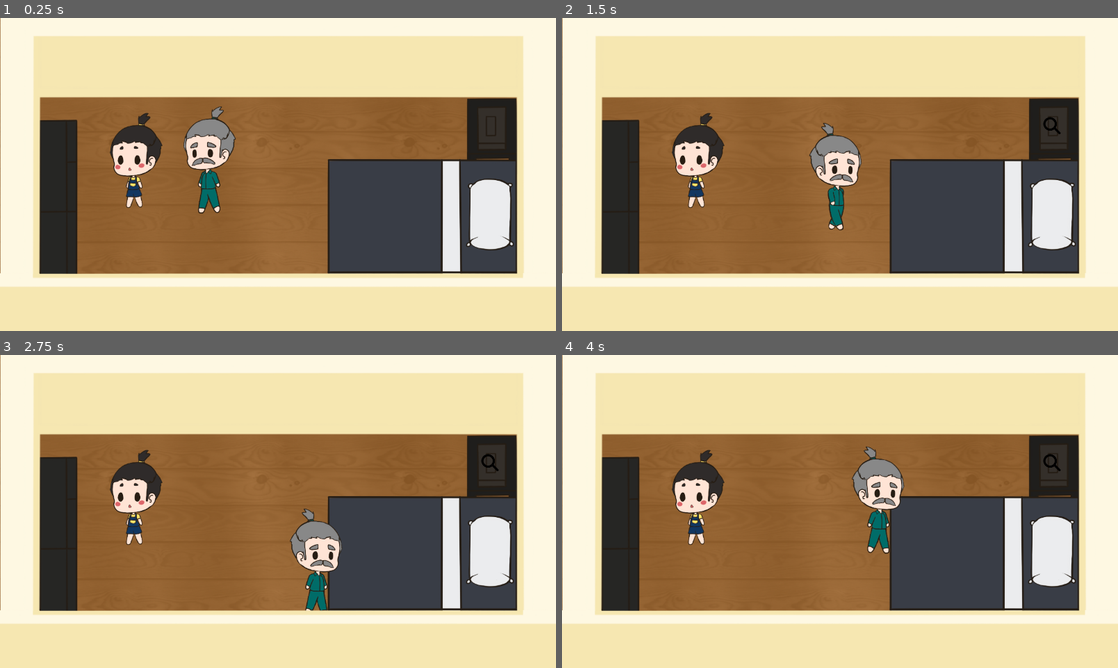
Above: before the commit, frames 1-4 (two rows, left to right).
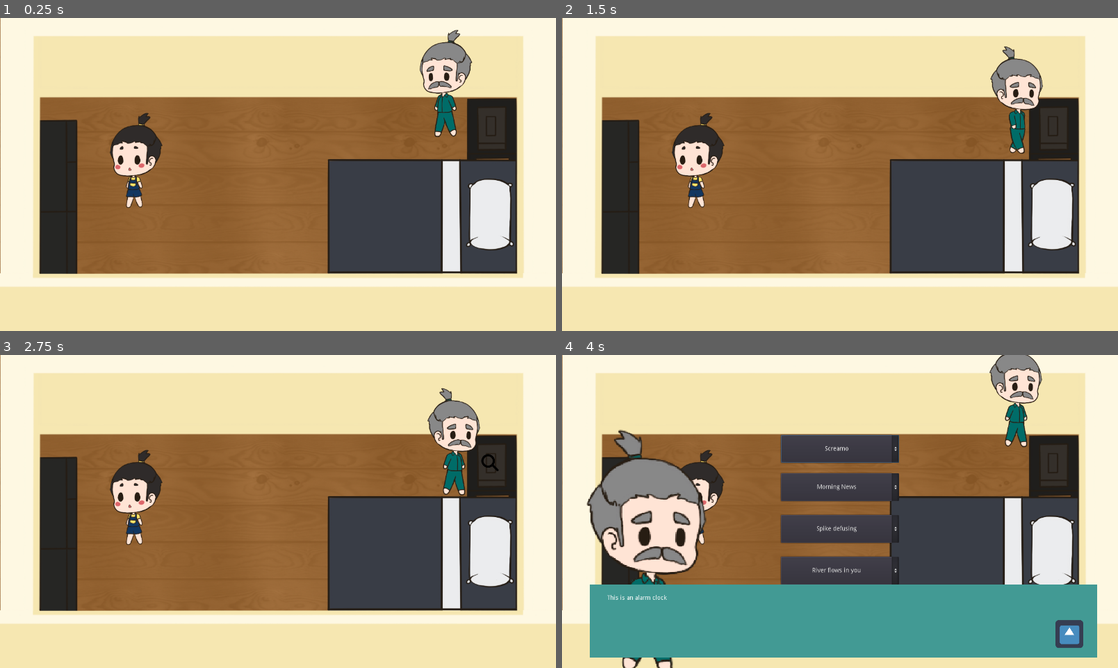
Above: after the commit, the same moments.

Repository: pcchiu96/Protocol-Phorest-1-A
Game: Godot game, scene res://Rooms/Room.tscn
The game is run twice, just before and just after one commit, with the same random seed, the same clock (stepped at 60 frames per second) and the same inputs. The engine's default icon, where the game draws it, is replaced by a stand-in: a white triangle on a blue panel in a dark square.
Inputs (mouse positions are in pixels of both pictures, inside the frame that each line leads up to):
- Up to frame 1 (0.25 s): no input
- Up to frame 2 (1.5 s): tap Enter (ui_accept) at 0.5, 1.35 s; hold D (right) 0.53-1.28 s; hold Enter (ui_accept) 0.53-1.28 s; hold S (down) from 1.28 s (still down)
- Up to frame 3 (2.75 s): tap Enter (ui_accept) at 1.52, 1.82 s; release S (down) at 2.03 s; hold D (right) from 2.03 s (still down); hold Enter (ui_accept) from 2.03 s (still down)
- Up to frame 4 (4 s): release D (right) at 2.78 s; release Enter (ui_accept) at 2.78 s; hold W (up) 2.78-3.5 s; tap Enter (ui_accept) at 2.85, 3.02, 3.32 s; click (840, 448) at 3.5 s, where only the run after the commit has a clickable "Screamo"

The runs differ from the first frame. In frame 1, 3.4% of the frame differs, in the area x 33-85%, y 3-63%; in frame 2, 3.3%; in frame 3, 3.3%; in frame 4, 38%, in the area x 4-97%, y 0-100%.

Commit message:
Dialog box pop-ups

Diff:
--- /dev/null
+++ b/Rooms/DialogBox.gd
@@ -0,0 +1,20 @@
+extends Node2D
+
+
+# Declare member variables here. Examples:
+# var a = 2
+# var b = "text"
+
+
+# Called when the node enters the scene tree for the first time.
+func _ready():
+	pass # Replace with function body.
+
+
+# Called every frame. 'delta' is the elapsed time since the previous frame.
+#func _process(delta):
+#	pass
+func displayDialog(text):
+	visible = true
+	find_node("DialogText").bbcode_text = text
+	$AnimationPlayer.play("DialogAnimation")
--- a/Rooms/Interactable.gd
+++ b/Rooms/Interactable.gd
@@ -2,8 +2,10 @@
 
 # id of the interactable used to register into game variables
 export (String) var id
+export (String) var promptText
 
 var inspectorID
+var isActive = false
 
 # Called when the node enters the scene tree for the first time.
 func _ready():
@@ -11,10 +13,18 @@
 
 func _input(event):
 	if Input.is_action_pressed("ui_accept"):
-		get_node("InspectIcon").visible = true
+		if(isActive):
+			find_parent("Room").find_node("DialogBox").displayDialog(promptText)
+			triggerOptions()
+
+func triggerOptions():
+	find_node("Selection").popup()
+
 
 func interactHover():
 	get_node("InspectIcon").visible = true
+	isActive = true
 
 func interactLeave():
 	get_node("InspectIcon").visible = false
+	isActive = false
--- a/Rooms/Room.tscn
+++ b/Rooms/Room.tscn
@@ -13,6 +13,8 @@
 [ext_resource path="res://Assets/old-man-walk-2.png" type="Texture" id=11]
 [ext_resource path="res://Rooms/Interactable.gd" type="Script" id=12]
 [ext_resource path="res://Assets/Inspect Icon.png" type="Texture" id=13]
+[ext_resource path="res://Rooms/DialogBox.gd" type="Script" id=14]
+[ext_resource path="res://icon.png" type="Texture" id=15]
 
 [sub_resource type="GDScript" id=9]
 script/source = "extends Node
@@ -30,6 +32,39 @@
 		singletonSelf = self
 "
 
+[sub_resource type="Theme" id=19]
+
+[sub_resource type="Animation" id=20]
+resource_name = "DialogAnimation"
+loop = true
+tracks/0/type = "value"
+tracks/0/path = NodePath("Icon:position")
+tracks/0/interp = 1
+tracks/0/loop_wrap = false
+tracks/0/imported = false
+tracks/0/enabled = true
+tracks/0/keys = {
+"times": PoolRealArray( 0, 0.5, 1 ),
+"transitions": PoolRealArray( 1, 1, 1 ),
+"update": 0,
+"values": [ Vector2( 1168, 648 ), Vector2( 1168, 632 ), Vector2( 1168, 648 ) ]
+}
+
+[sub_resource type="Animation" id=21]
+length = 0.001
+tracks/0/type = "value"
+tracks/0/path = NodePath("Icon:position")
+tracks/0/interp = 1
+tracks/0/loop_wrap = true
+tracks/0/imported = false
+tracks/0/enabled = true
+tracks/0/keys = {
+"times": PoolRealArray( 0 ),
+"transitions": PoolRealArray( 1 ),
+"update": 0,
+"values": [ Vector2( 1168, 648 ) ]
+}
+
 [sub_resource type="RectangleShape2D" id=1]
 extents = Vector2( 30, 18 )
 
@@ -127,8 +162,53 @@
 script = SubResource( 9 )
 inspectorIcon = ExtResource( 10 )
 
+[node name="UI" type="Node2D" parent="."]
+z_index = 10
+
+[node name="DialogBox" type="Node2D" parent="UI"]
+visible = false
+script = ExtResource( 14 )
+
+[node name="DialogBG" type="ColorRect" parent="UI/DialogBox"]
+margin_left = 64.0
+margin_top = 528.0
+margin_right = 1232.0
+margin_bottom = 696.0
+color = Color( 0.258824, 0.603922, 0.580392, 1 )
+__meta__ = {
+"_edit_use_anchors_": false
+}
+
+[node name="DialogText" type="RichTextLabel" parent="UI/DialogBox"]
+margin_left = 104.0
+margin_top = 552.0
+margin_right = 536.0
+margin_bottom = 640.0
+theme = SubResource( 19 )
+text = "This is Placeholder Text"
+fit_content_height = true
+__meta__ = {
+"_edit_use_anchors_": false
+}
+
+[node name="Icon" type="Sprite" parent="UI/DialogBox"]
+position = Vector2( 1168, 648 )
+z_index = 11
+texture = ExtResource( 15 )
+
+[node name="AnimationPlayer" type="AnimationPlayer" parent="UI/DialogBox"]
+anims/DialogAnimation = SubResource( 20 )
+anims/RESET = SubResource( 21 )
+
+[node name="Old-man-walk-1" type="Sprite" parent="UI/DialogBox"]
+position = Vector2( 200, 456 )
+scale = Vector2( 2.27143, 2.27143 )
+z_index = -1
+texture = ExtResource( 10 )
+flip_h = true
+
 [node name="Old Man" type="KinematicBody2D" parent="."]
-position = Vector2( 480, 440 )
+position = Vector2( 1024, 264 )
 z_index = 1
 script = ExtResource( 2 )
 __meta__ = {
@@ -184,6 +264,54 @@
 
 [node name="Alarm" type="StaticBody2D" parent="."]
 script = ExtResource( 12 )
+id = "AlarmClock"
+promptText = "This is an alarm clock"
+
+[node name="Selection" type="Popup" parent="Alarm"]
+visible = true
+margin_left = 448.0
+margin_top = 168.0
+margin_right = 888.0
+margin_bottom = 488.0
+__meta__ = {
+"_edit_use_anchors_": false
+}
+
+[node name="OptionButton" type="OptionButton" parent="Alarm/Selection"]
+margin_left = 56.0
+margin_top = 16.0
+margin_right = 328.0
+margin_bottom = 80.0
+rect_pivot_offset = Vector2( 224, 56 )
+text = "Screamo"
+align = 1
+
+[node name="OptionButton2" type="OptionButton" parent="Alarm/Selection"]
+margin_left = 56.0
+margin_top = 296.0
+margin_right = 328.0
+margin_bottom = 360.0
+rect_pivot_offset = Vector2( 224, 56 )
+text = "River flows in you"
+align = 1
+
+[node name="OptionButton3" type="OptionButton" parent="Alarm/Selection"]
+margin_left = 56.0
+margin_top = 104.0
+margin_right = 328.0
+margin_bottom = 168.0
+rect_pivot_offset = Vector2( 224, 56 )
+text = "Morning News"
+align = 1
+
+[node name="OptionButton4" type="OptionButton" parent="Alarm/Selection"]
+margin_left = 56.0
+margin_top = 200.0
+margin_right = 328.0
+margin_bottom = 264.0
+rect_pivot_offset = Vector2( 224, 56 )
+text = "Spike defusing"
+align = 1
 
 [node name="CollisionShape2D" type="CollisionShape2D" parent="Alarm"]
 position = Vector2( 1133, 254.5 )
--- a/project.godot
+++ b/project.godot
@@ -18,7 +18,6 @@
 
 Main="*res://Scripts/Globals/Main.gd"
 RoutineList="*res://Scripts/Globals/RoutineList.gd"
-GameUiElements="*res://Scripts/Globals/GameUIElements.gd"
 
 [display]
 
@@ -77,6 +76,11 @@
 , Object(InputEventKey,"resource_local_to_scene":false,"resource_name":"","device":0,"alt":false,"shift":false,"control":false,"meta":false,"command":false,"pressed":false,"scancode":0,"physical_scancode":16777234,"unicode":0,"echo":false,"script":null)
  ]
 }
+ui_interact={
+"deadzone": 0.5,
+"events": [ Object(InputEventKey,"resource_local_to_scene":false,"resource_name":"","device":0,"alt":false,"shift":false,"control":false,"meta":false,"command":false,"pressed":false,"scancode":0,"physical_scancode":69,"unicode":0,"echo":false,"script":null)
+ ]
+}
 
 [physics]
 
Not shown: 1 places in Rooms/Room.tscn that only renumber resources
